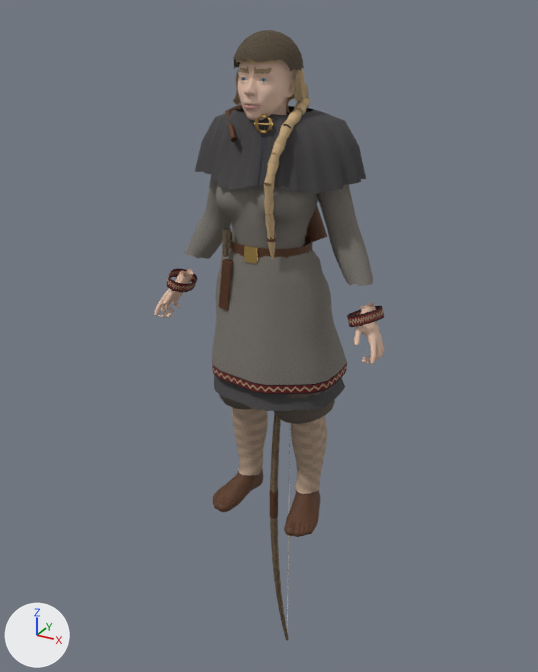
Before and after pictures for a commit that changed the glTF model assets/villagers_f.glb.
Before and after are seen from a 50 mm camera at (1.14, -2.11, 1.76) aimed at (-0.07, 0.09, 0.66). Arrows for +X, +Y and +Z are at lower left; the lights stay in place. The picture after the commit comes second.

Names of what the first picture shows: 'char_jousineito', 'jousi'.
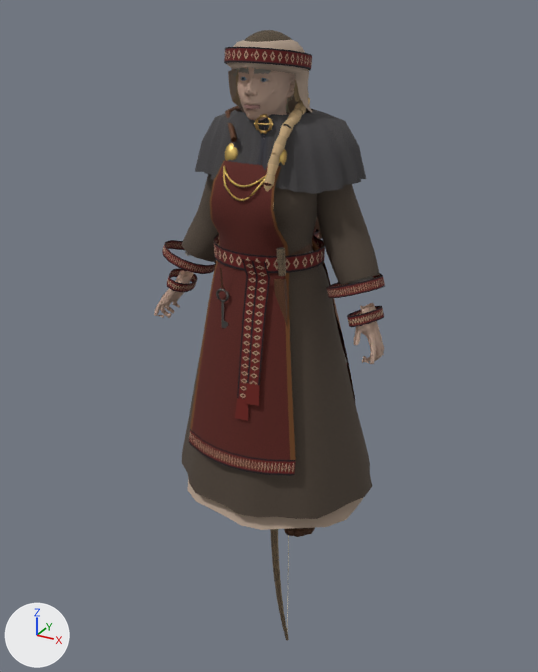
Commit message: Lisää Kalevalan emäntä naishahmojen malliin (villagers_f.glb)

Patch to the scene script:
```diff
--- a/assets/villagers_f.glb.py
+++ b/assets/villagers_f.glb.py
@@ img_trim_diamond @@
+img_trim_diamond = load_image('trim_diamond', '_unpacked/trim_diamond', 256, 64, 'sRGB')
@@ mat_c_trim_diamond @@
+mat_c_trim_diamond = bpy.data.materials.new('C_Trim_diamond')
+# uses the picture img_trim_diamond
@@ me_char_emanta_005 @@
+me_char_emanta_005.from_pydata(...)  # 13929 vertices, 26554 faces; spans x -0.43..0.43, y -0.32..0.36, z 0.0..1.7
+me_char_emanta_005.materials.append(mat_c_skin)
+me_char_emanta_005.materials.append(mat_c_hair)
+me_char_emanta_005.materials.append(mat_c_jersey)
+me_char_emanta_005.materials.append(mat_c_trim_diamond)
+me_char_emanta_005.materials.append(mat_c_wool)
+me_char_emanta_005.materials.append(mat_c_leather)
+me_char_emanta_005.materials.append(mat_c_plain)
+me_char_emanta_005.materials.append(mat_c_metal)
+me_char_emanta_005.materials.append(mat_c_wood)
@@ ob_char_emanta @@
+ob_char_emanta = bpy.data.objects.new('char_emanta', me_char_emanta_005)
+ob_char_emanta.location = (0.0, 0.0, 0.0)
```

Changed parts and their boxes [x1, y1, x2, y2] in the pictures (538 x 672 px):
'char_emanta', added (brown)
    after: [154, 40, 385, 537]
    faces in mat_c_wool: [181, 143, 380, 519]
    faces in mat_c_trim_diamond: [162, 47, 385, 476]
    faces in mat_c_skin: [154, 67, 384, 364]
    faces in mat_c_jersey: [188, 40, 364, 530]
    faces in mat_c_plain: [190, 160, 355, 460]
'char_jousineito', unchanged, covered by the edit
    before: [154, 30, 384, 537]
    after: [167, 30, 384, 365]
